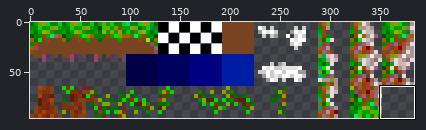
Sprite sheet: dist/assets/mapTiles.png. Above, an overview of the earlier version with the close-up marked.
Close-up. Before:
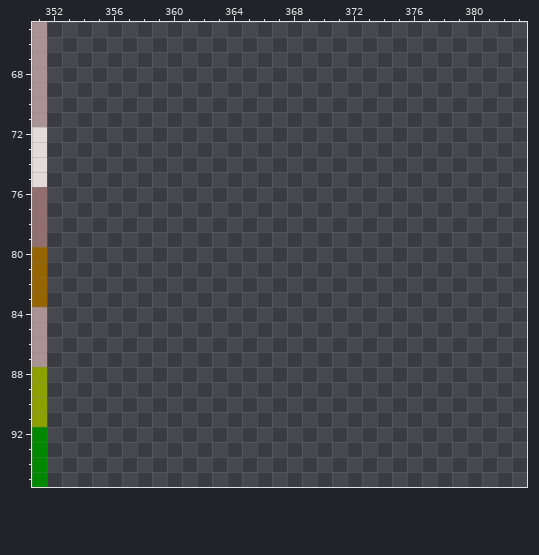
The file is 384x96 pixels. Colours within 5 levels of each other are drawn and written as one. Shown: x 351..383, y 65..95.
Once edited:
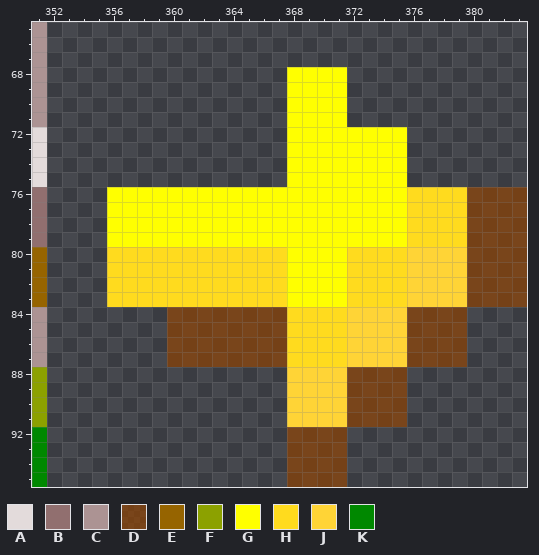
Palette (. is transparent): A #e3dbdb  B #916f6f  C #ac9393  D #954400a6  E #966400  F #8ca100  G #ffff00  H #ffdb1e  J #ffd436  K #008800
Difference:
@@ x 351..383 @@
 67 C................................
-68 C................................
-69 C................................
-70 C................................
-71 C................................
-72 A................................
-73 A................................
-74 A................................
-75 A................................
-76 B................................
-77 B................................
-78 B................................
-79 B................................
-80 E................................
-81 E................................
-82 E................................
-83 E................................
-84 C................................
-85 C................................
-86 C................................
-87 C................................
-88 F................................
-89 F................................
-90 F................................
-91 F................................
-92 K................................
-93 K................................
-94 K................................
-95 K................................
+68 C................GGGG............
+69 C................GGGG............
+70 C................GGGG............
+71 C................GGGG............
+72 A................GGGGGGGG........
+73 A................GGGGGGGG........
+74 A................GGGGGGGG........
+75 A................GGGGGGGG........
+76 B....GGGGGGGGGGGGGGGGGGGGHHHHDDDD
+77 B....GGGGGGGGGGGGGGGGGGGGHHHHDDDD
+78 B....GGGGGGGGGGGGGGGGGGGGHHHHDDDD
+79 B....GGGGGGGGGGGGGGGGGGGGHHHHDDDD
+80 E....HHHHHHHHHHHHGGGGHHHHJJJJDDDD
+81 E....HHHHHHHHHHHHGGGGHHHHJJJJDDDD
+82 E....HHHHHHHHHHHHGGGGHHHHJJJJDDDD
+83 E....HHHHHHHHHHHHGGGGHHHHJJJJDDDD
+84 C........DDDDDDDDHHHHJJJJDDDD....
+85 C........DDDDDDDDHHHHJJJJDDDD....
+86 C........DDDDDDDDHHHHJJJJDDDD....
+87 C........DDDDDDDDHHHHJJJJDDDD....
+88 F................JJJJDDDD........
+89 F................JJJJDDDD........
+90 F................JJJJDDDD........
+91 F................JJJJDDDD........
+92 K................DDDD............
+93 K................DDDD............
+94 K................DDDD............
+95 K................DDDD............
Changed places in both close-ups, as pixel boxes (x1, y1, x2, y2):
added: (107, 67, 527, 487)
